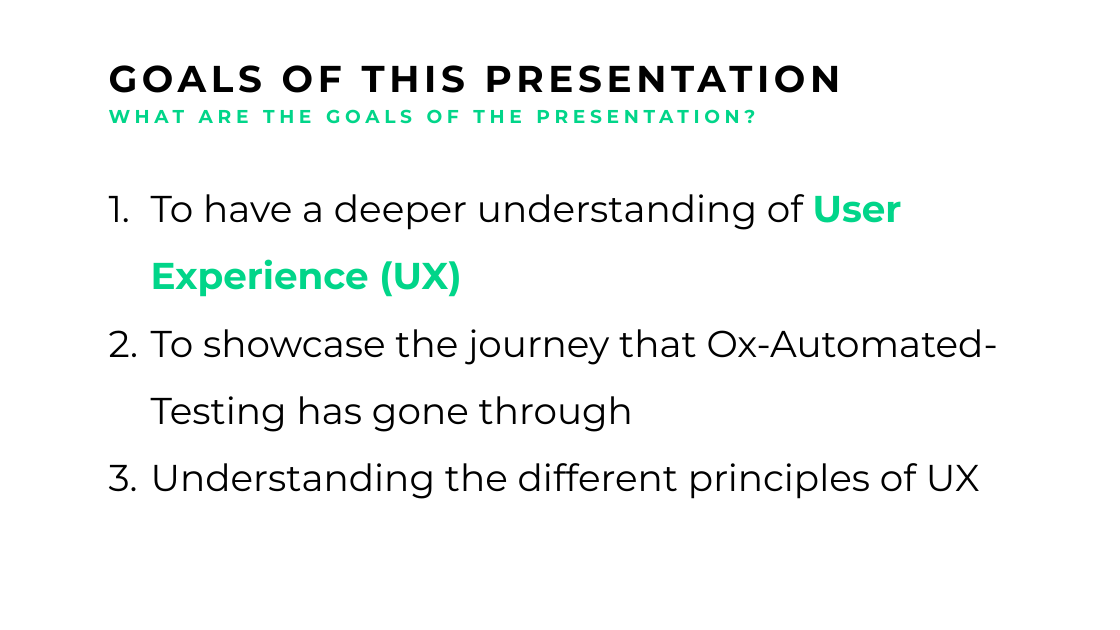
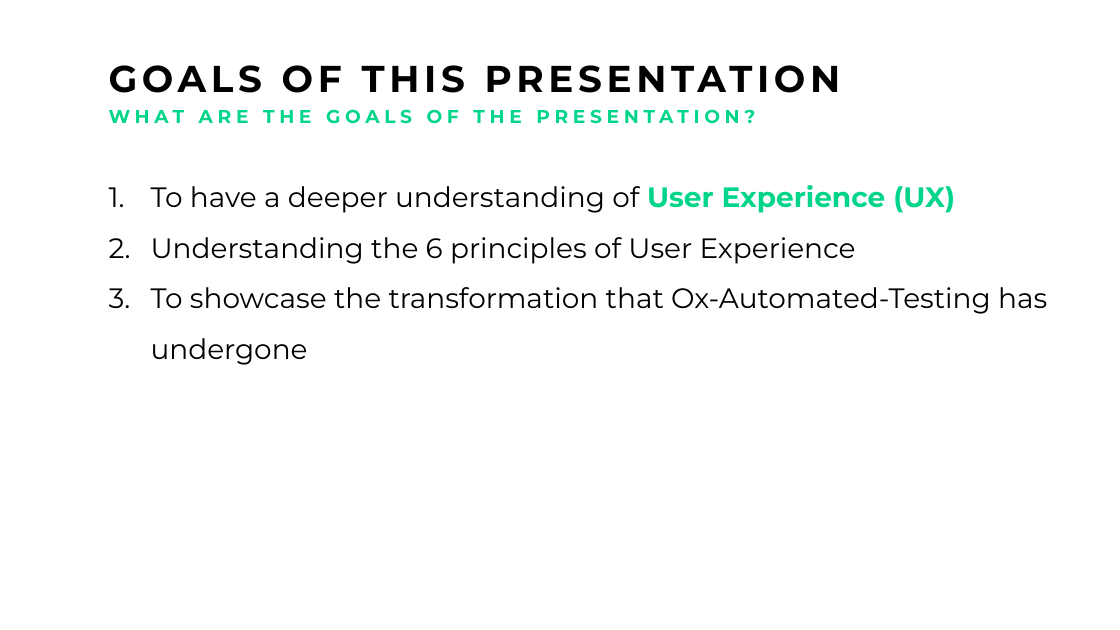
Before and after one commit to Michaelomh/personal-blog, a slide deck: slide 2 of static/img/drive/Artificial Not-So Intelligent Pitch.pptx. Drawn at 1120x630 pixels with LibreOffice and Linux fonts; fonts in the diff are those of the drawing. Boxes give left, top, right and bottom in pixels: in the first picture for what was removed or moved away, otherwise in the second. Text is boxed around its words. In the diff, an @@ line names an element or a change of style, - is before the commit and + after.

```diff
--- a/static/img/drive/Artificial Not-So Intelligent Pitch.pptx
+++ b/static/img/drive/Artificial Not-So Intelligent Pitch.pptx
@@ text at [151, 185, 955, 213]: size 24 to 18 pt in "To have a deeper understanding of User ..." @@
@@ text at [151, 237, 1047, 365]: text changed; size 24 to 18 pt @@
-2. To showcase the journey that Ox-Automated-Testing has gone through
-3. Understanding the different principles of UX
+2. Understanding the 6 principles of User Experience
+3. To showcase the transformation that Ox-Automated-Testing has undergone
```
Also in this commit, not shown: 1 other slide changed, 9 slides added, 1 slide removed, 3 other files.
